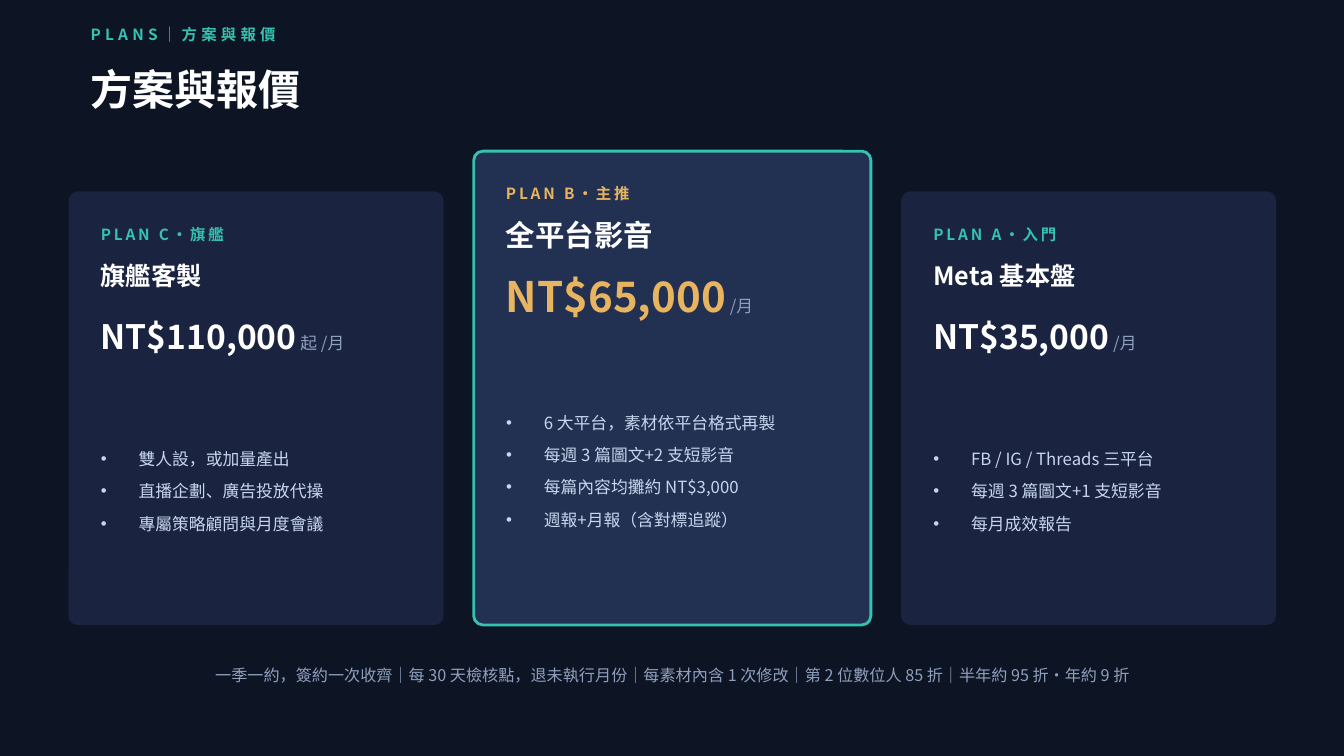
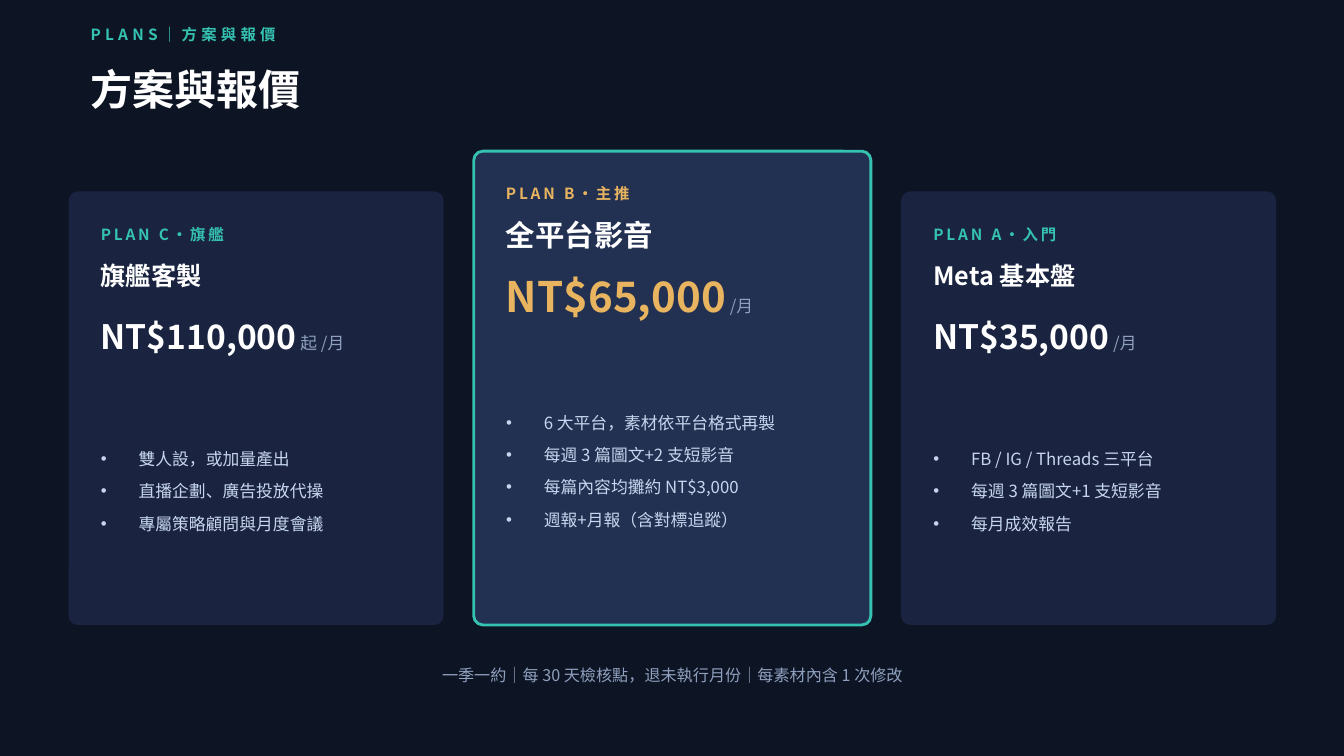
Before and after one commit to pennyhuang-oss/Virtual_KOL_Studio, a slide deck: slide 15 of business/數位人KOL-對外提案簡報.pptx. Drawn at 1344x756 pixels with LibreOffice and Linux fonts; fonts in the diff are those of the drawing. Boxes give left, top, right and bottom in pixels: in the first picture for what was removed or moved away, otherwise in the second. Text is boxed around its words. In the diff, an @@ line names an element or a change of style, - is before the commit and + after.

```diff
--- a/business/數位人KOL-對外提案簡報.pptx
+++ b/business/數位人KOL-對外提案簡報.pptx
@@ text at [442, 667, 902, 683]: text changed @@
-一季一約，簽約一次收齊｜每 30 天檢核點，退未執行月份｜每素材內含 1 次修改｜第 2 位數位人 85 折｜半年約 95 折・年約 9 折
+一季一約｜每 30 天檢核點，退未執行月份｜每素材內含 1 次修改
```
Also in this commit, not shown: 4 other slides changed.
